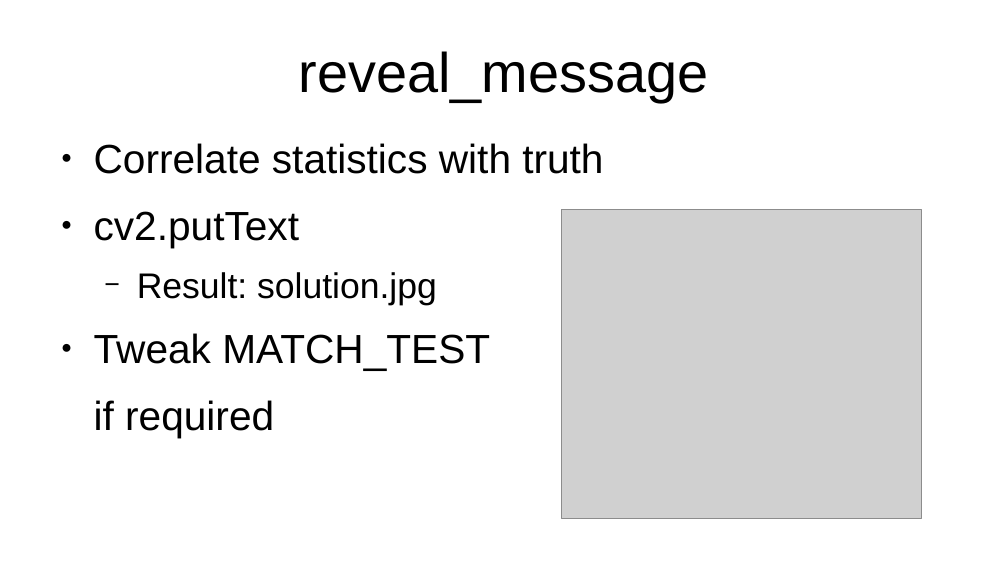
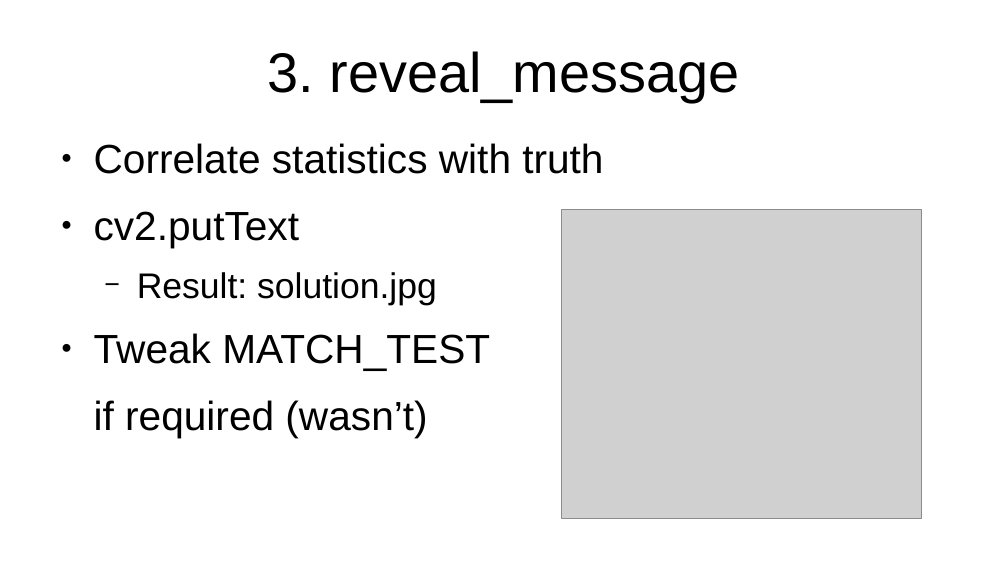
Before and after one commit to wulfgarpro/ancientrunes, a slide deck: slide 7 of lightning_talk/lightning_talk.odp. Drawn at 1008x567 pixels with LibreOffice and Linux fonts; fonts in the diff are those of the drawing; grey boxes stand for pictures. Boxes give left, top, right and bottom in pixels: in the first picture for what was removed or moved away, otherwise in the second. Text is boxed around its words. In the diff, an @@ line names an element or a change of style, - is before the commit and + after.

```diff
--- a/lightning_talk/lightning_talk.odp
+++ b/lightning_talk/lightning_talk.odp
@@ title at box(268, 51, 740, 102): text changed @@
-reveal_message
+3. reveal_message
@@ text at box(94, 400, 427, 438): text changed @@
-if required
+if required (wasn’t)
```
Also in this commit, not shown: 4 other slides changed, 34 other files.
